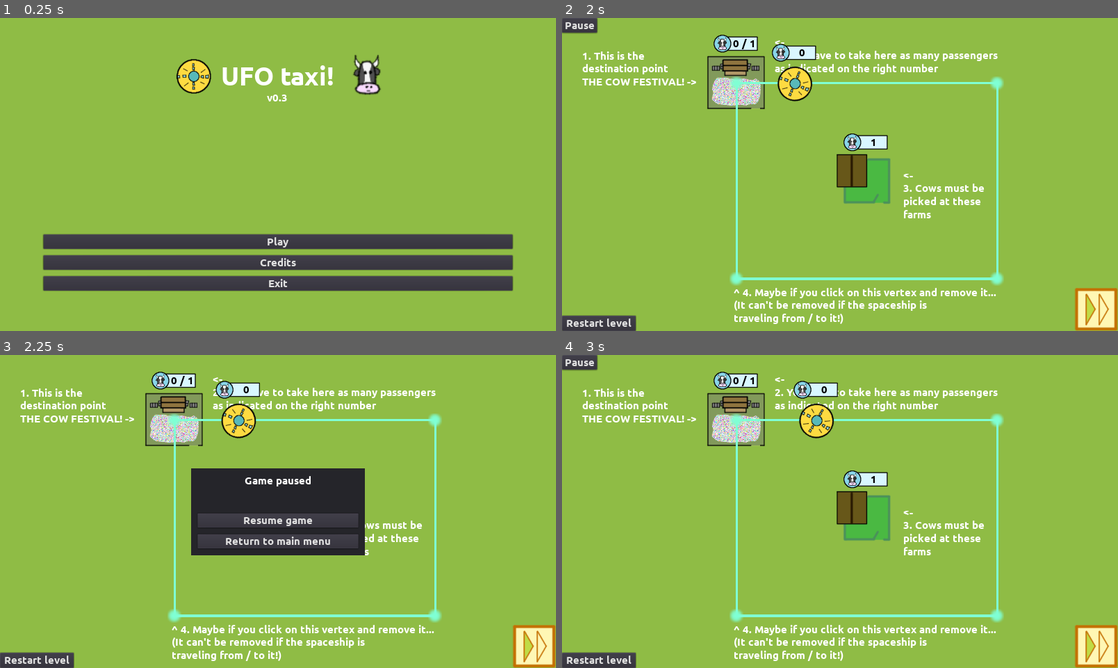
Above: before the commit, frames 1-4 (two rows, left to right).
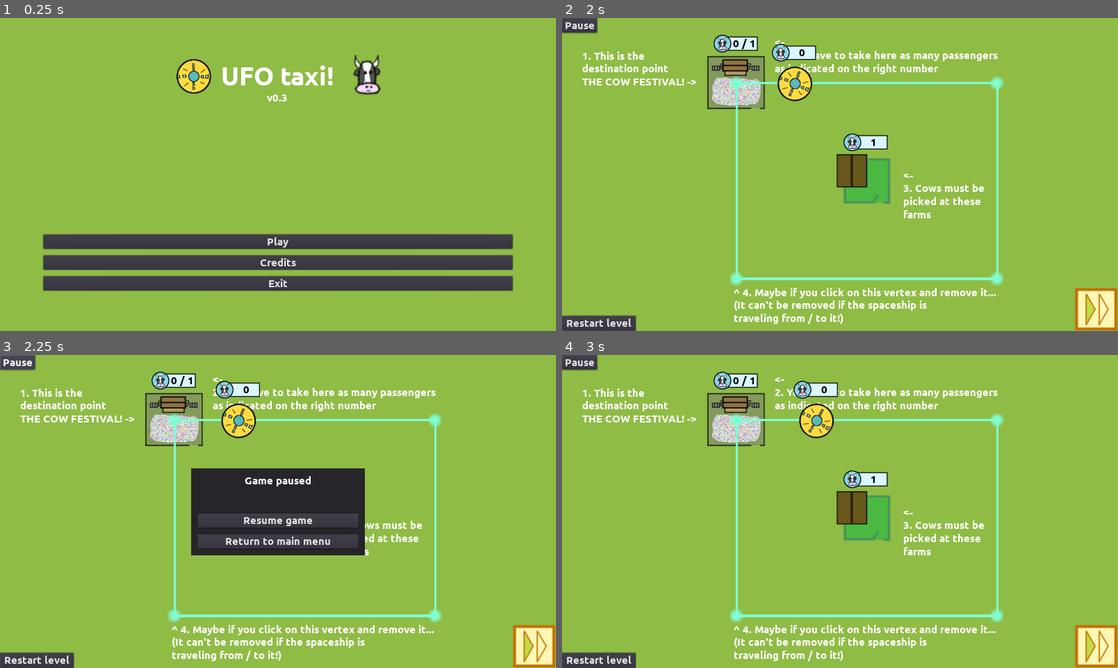
Above: after the commit, the same moments.

Repository: moisesjbc/ufo-taxi
Game: Godot game, scene res://menus/main_menu/main_menu.tscn
The game is run twice, just before and just after one commit, with the same random seed, the same clock (stepped at 60 frames per second) and the same inputs.
Inputs:
- Up to frame 1 (0.25 s): no input
- Up to frame 2 (2 s): click "Play" at 0.5 s; click "1" at 1.25 s
- Up to frame 3 (2.25 s): click "Pause" at 2 s
- Up to frame 4 (3 s): click "Resume game" at 2.75 s

Frames 1-2 are identical in both runs. In frame 3, 0.3% of the frame differs, in the area x 0-7%, y 0-6%; in frame 4, nothing differs.

Commit message:
Added escape-press for pause menu

Diff:
--- a/godot-project/gameplay/main/main.gd
+++ b/godot-project/gameplay/main/main.gd
@@ -18,6 +18,11 @@
 
 func _on_railtrack_warning_added(text):
 	$warning_label.set_warning(text)
+
+
+func _physics_process(delta):
+	if Input.is_action_just_pressed("ui_pause") and not $gui/level_win_menu.visible:
+		$gui/pause_menu.start()
 
 
 func set_current_level(level_index):
--- a/godot-project/menus/pause_menu/pause_menu.gd
+++ b/godot-project/menus/pause_menu/pause_menu.gd
@@ -4,13 +4,11 @@
 func start():
 	get_tree().paused = true
 	$center_container.visible = true
-	$pause_button.visible = false
 
 
 func stop():
 	get_tree().paused = false
 	$center_container.visible = false
-	$pause_button.visible = true
 
 
 func _on_resume_button_pressed():
@@ -24,3 +22,8 @@
 func _on_return_button_pressed():
 	stop()
 	get_tree().change_scene("res://menus/main_menu/main_menu.tscn")
+
+
+func _physics_process(delta):
+	if get_tree().paused and Input.is_action_just_pressed("ui_accept"):
+		stop()
